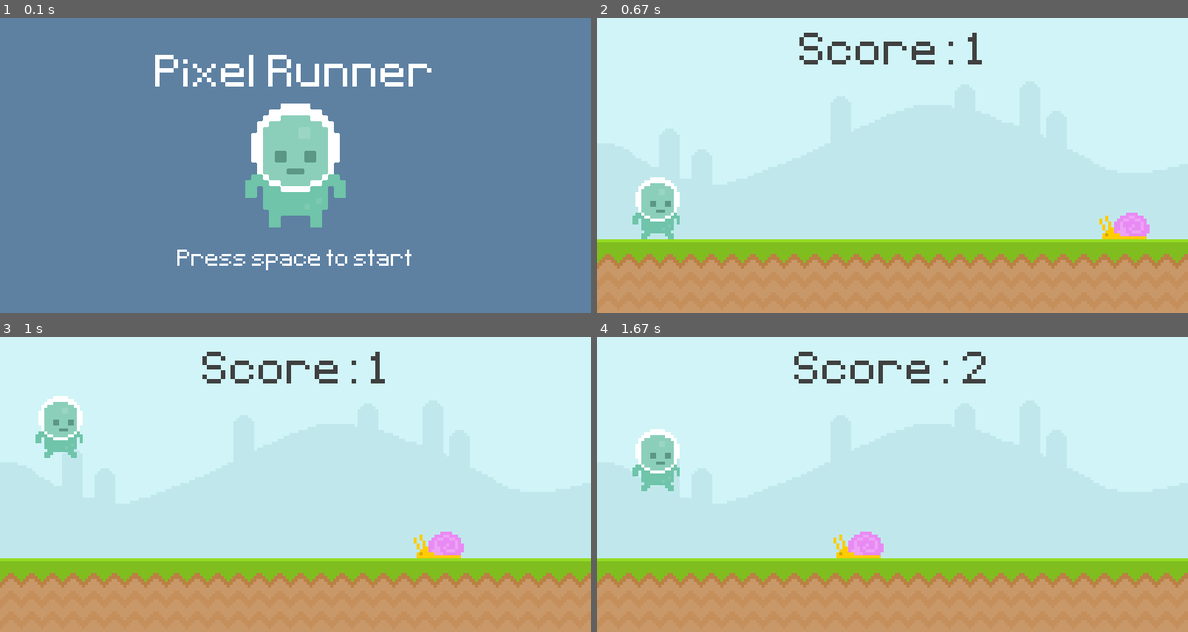
Above: before the commit, frames 1-4 (two rows, left to right).
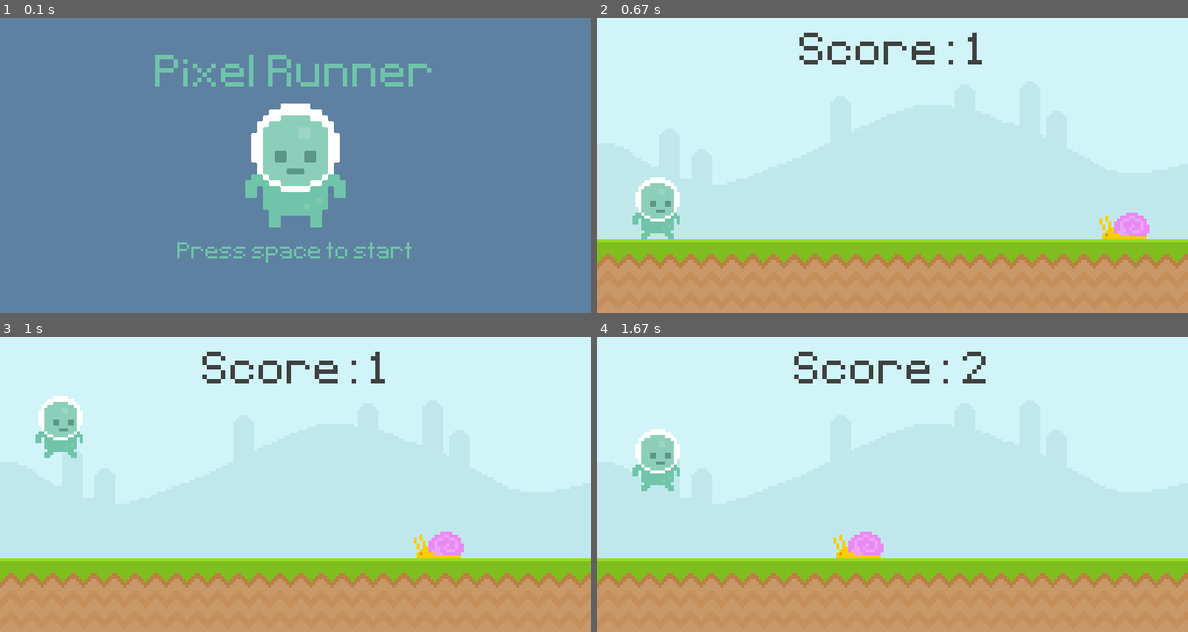
Above: after the commit, the same moments.

Repository: progchris00/Python-Projects
Game: pygame game, started from Pygames/Runner/main.py
Two runs of this game, one before a commit and one after it. Both use one fixed random seed, a clock stepped at 60 frames per second and the inputs below.
Inputs (mouse positions are in pixels of both pictures, inside the frame that each line leads up to):
- Up to frame 1 (0.1 s): no input
- Up to frame 2 (0.67 s): tap Space at 0.33 s
- Up to frame 3 (1 s): click (295, 502) at 0.72 s
- Up to frame 4 (1.67 s): click (1111, 587) at 1.55 s

The runs differ from the first frame. In frame 1, 2.6% of the frame differs, in the area x 26-73%, y 12-86%; in frame 2, nothing differs; in frame 3, nothing differs; in frame 4, nothing differs.

Commit message:
Changed font color

Diff:
--- a/Pygames/Runner/main.py
+++ b/Pygames/Runner/main.py
@@ -27,6 +27,7 @@
 
 player_surf = pygame.image.load('graphics/Player/player_walk_1.png').convert_alpha()
 player_rect = player_surf.get_rect(midbottom = (80, 300))
+
 player_gravity = 0
 
 # Intro screen
@@ -73,11 +74,11 @@
         final_score = display_score()
 
         screen.fill((94, 129, 162))
-        top_message = test_font.render("Pixel Runner", False, "White")
+        top_message = test_font.render("Pixel Runner", False, (111, 196, 169))
         top_message_rect = top_message.get_rect(center =(400, 80))
 
-        bottom_message = end_font.render("Press space to start", False, "White")
-        bottom_message_rect = bottom_message.get_rect(center =(400, 330))
+        bottom_message = end_font.render("Press space to start", False, (111, 196, 169))
+        bottom_message_rect = bottom_message.get_rect(center =(400, 320))
 
 
         score_message = end_font.render(f"Your final score is {final_score}", False, "White")
